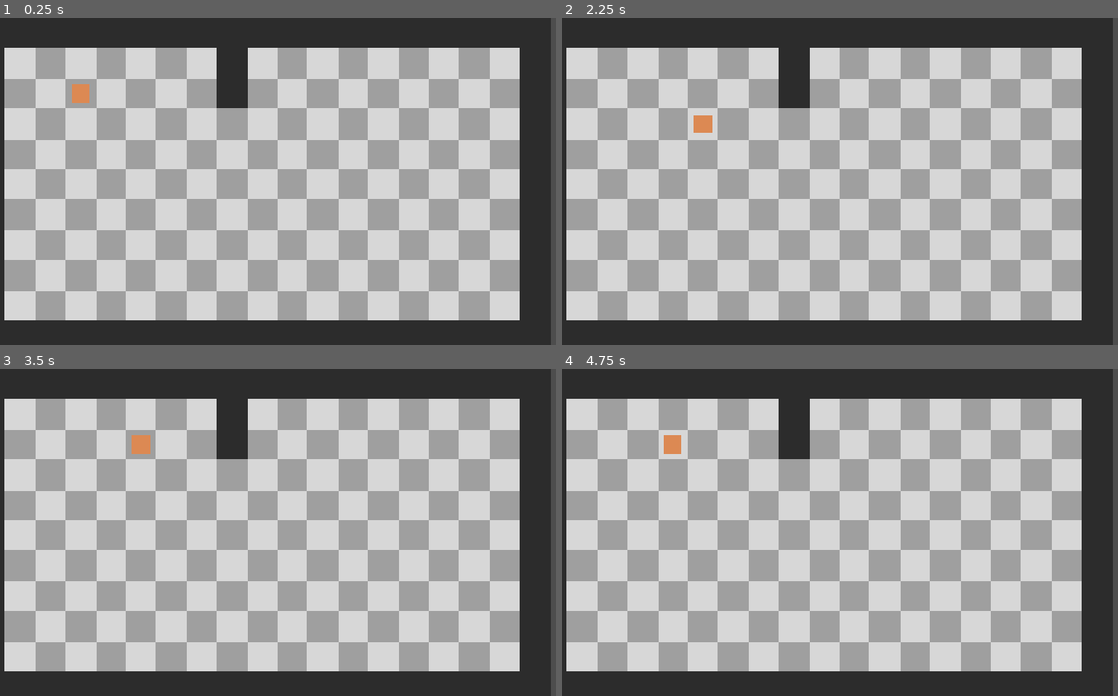
Above: before the commit, frames 1-4 (two rows, left to right).
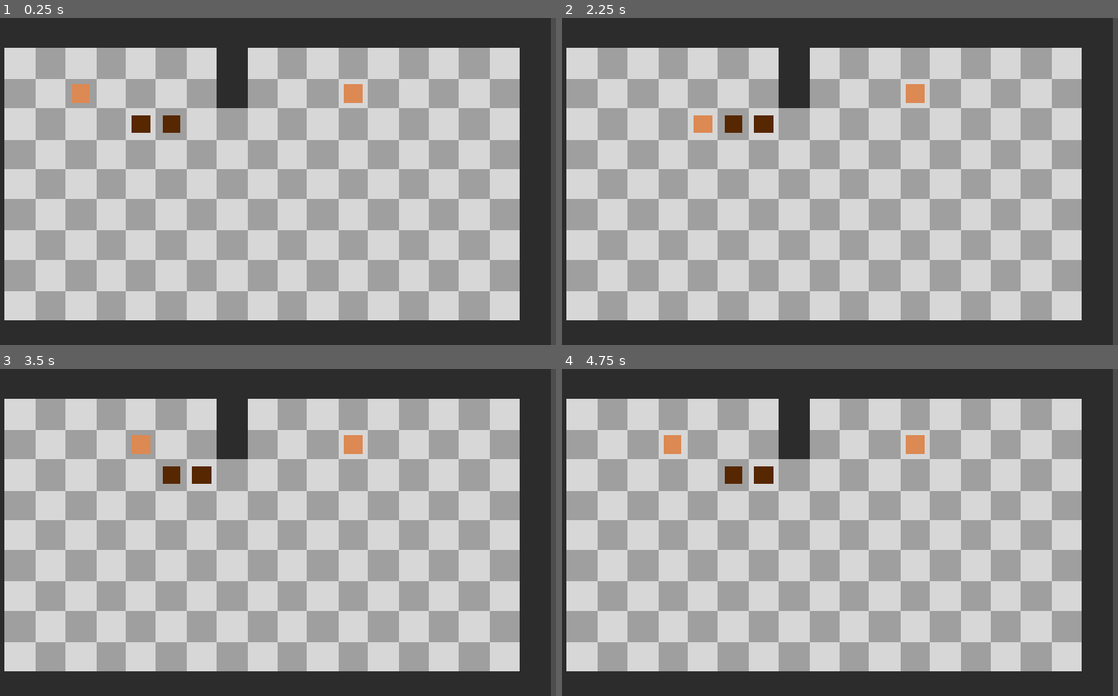
Above: after the commit, the same moments.

Repository: somestufz/GDS-Game-Jam-Repo
Game: Godot game, scene res://scenes/main/main.tscn
Two runs of this game, one before a commit and one after it. Both use one fixed random seed, a clock stepped at 60 frames per second and the inputs below.
Inputs:
- Up to frame 1 (0.25 s): no input
- Up to frame 2 (2.25 s): tap Enter at 0.5, 2 s; hold D (move_right) 0.53-1.28 s; tap Shift (shift, bound only after the commit) at 0.6, 1.35, 2.1 s; tap Space at 1.25 s; hold S (move_down) 1.28-2.03 s; hold D (move_right) from 2.03 s (still down)
- Up to frame 3 (3.5 s): tap Space at 2.75 s; release D (move_right) at 2.78 s; hold W (move_up) from 2.78 s (still down); tap Shift (shift, bound only after the commit) at 2.85 s
- Up to frame 4 (4.75 s): tap Enter at 3.5 s; release W (move_up) at 3.53 s; hold A (move_left) from 3.53 s (still down); tap Shift (shift, bound only after the commit) at 3.6, 4.35 s; tap Space at 4.25 s

The runs differ from the first frame. In frame 1, 0.5% of the frame differs, in the area x 23-66%, y 20-36%; in frame 2, 0.6%, in the area x 29-66%, y 20-36%; in frame 3, 0.6%; in frame 4, 0.6%.
Error before the commit: Parse Error: Class "Object" hides a native class. (res://scenes/entity/object.gd:1)

Commit message:
Starting the player shift

Diff:
--- a/Prototype/Sokoban/sokoban-prototype/project.godot
+++ b/Prototype/Sokoban/sokoban-prototype/project.godot
@@ -14,6 +14,10 @@
 run/main_scene="uid://d1v55yw28f1n0"
 config/features=PackedStringArray("4.7", "Forward Plus")
 config/icon="res://icon.svg"
+
+[autoload]
+
+Globals="*uid://dp4i6skvrouar"
 
 [display]
 
@@ -48,6 +52,11 @@
 , Object(InputEventKey,"resource_local_to_scene":false,"resource_name":"","device":-1,"window_id":0,"alt_pressed":false …(186 unchanged characters)…
 ]
 }
+shift={
+"deadzone": 0.2,
+"events": [Object(InputEventKey,"resource_local_to_scene":false,"resource_name":"","device":-1,"window_id":0,"alt_pressed":false,"shift_pressed":false,"ctrl_pressed":false,"meta_pressed":false,"pressed":false,"keycode":0,"physical_keycode":4194325,"key_label":0,"unicode":0,"location":0,"echo":false,"script":null)
+]
+}
 
 [physics]
 
--- /dev/null
+++ b/Prototype/Sokoban/sokoban-prototype/scenes/entity/box.tscn
@@ -0,0 +1,11 @@
+[gd_scene format=3 uid="uid://clpdks2dsn0h8"]
+
+[ext_resource type="PackedScene" uid="uid://coevkkneie7mj" path="res://scenes/entity/item.tscn" id="1_vcwbx"]
+[ext_resource type="Texture2D" uid="uid://bxxu7ttqgl18g" path="res://assets/bin/greySquare.png" id="2_7k12j"]
+
+[node name="Box" unique_id=540745152 instance=ExtResource("1_vcwbx")]
+
+[node name="Sprite2D" type="Sprite2D" parent="." index="2" unique_id=1437107442]
+modulate = Color(0.39141372, 0.17935708, 1.4439226e-07, 1)
+scale = Vector2(0.12, 0.12)
+texture = ExtResource("2_7k12j")
--- a/Prototype/Sokoban/sokoban-prototype/scenes/entity/object.gd
+++ b/Prototype/Sokoban/sokoban-prototype/scenes/entity/item.gd
@@ -1,4 +1,4 @@
-class_name Object
+class_name Item
 extends Entity
 
 @onready var ray_1: RayCast2D = $RayDown
@@ -9,14 +9,18 @@
 	ray_1.target_position = tile_size * dir
 	ray_1.force_raycast_update()
 
+
+	"""SHOULD BE A MATCH CASE BUT IG ITS A PROTOTYPE
+	SAME THING FOR ANY CHECKING OF WHAT THE ITEM IS"""
 	var collider = ray_1.get_collider()
-	if(collider != null):
+	if(collider == null):
 		move(dir)
 		return true
-	elif(ray_1.get_collider() is Object):
-		var move_bool = collider.push_direction()
+	elif(ray_1.get_collider() is Item):
+		var move_bool = collider.push_direction(dir)
 		if move_bool:
 			move(dir)
+			return true
 		else:
 			return false
 	elif(ray_1.get_collider()).is_in_group("Walls"):
--- /dev/null
+++ b/Prototype/Sokoban/sokoban-prototype/scenes/entity/item.tscn
@@ -0,0 +1,7 @@
+[gd_scene format=3 uid="uid://coevkkneie7mj"]
+
+[ext_resource type="PackedScene" uid="uid://fy58olmq3t66" path="res://scenes/entity/entity.tscn" id="1_iwqdx"]
+[ext_resource type="Script" uid="uid://dv26enas6vcdj" path="res://scenes/entity/item.gd" id="2_ukdn3"]
+
+[node name="Item" unique_id=540745152 instance=ExtResource("1_iwqdx")]
+script = ExtResource("2_ukdn3")
--- a/Prototype/Sokoban/sokoban-prototype/scenes/entity/object.tscn
+++ /dev/null
@@ -1,8 +0,0 @@
-[gd_scene format=3 uid="uid://b0saxp7u1d2yi"]
-
-[ext_resource type="PackedScene" uid="uid://fy58olmq3t66" path="res://scenes/entity/entity.tscn" id="1_mtik4"]
-[ext_resource type="Script" uid="uid://dv26enas6vcdj" path="res://scenes/entity/object.gd" id="2_2tna0"]
-
-[node name="Object" unique_id=540745152 instance=ExtResource("1_mtik4")]
-script = ExtResource("2_2tna0")
-entity = null
--- a/Prototype/Sokoban/sokoban-prototype/scenes/entity/player.gd
+++ b/Prototype/Sokoban/sokoban-prototype/scenes/entity/player.gd
@@ -5,6 +5,8 @@
 
 @onready var ray: RayCast2D = $RayDown
 
+var player_id := 0
+var active := true
 
 var inputs = {
 	"move_up" : Vector2.UP,
@@ -14,9 +16,10 @@
 }
 
 func _unhandled_input(event: InputEvent) -> void:
-	for dir in inputs:
-		if Input.is_action_just_pressed(dir):
-			move(dir)
+	if active:
+		for dir in inputs:
+			if Input.is_action_just_pressed(dir):
+				move(dir)
 
 func move(dir):
 	var vector_change = inputs[dir] * tile_size
@@ -24,8 +27,16 @@
 	ray.target_position = vector_change
 	ray.force_raycast_update()
 
-	if ray.get_collider() != null:
-		if ray.get_collider().is_in_group("Walls"):
+	var collider = ray.get_collider()
+
+	if collider != null:
+		if collider.is_in_group("Walls"):
 			print("cant")
+		elif(collider is Item):
+			var can_push = collider.push_direction(inputs[dir])
+			if can_push:
+				position += vector_change
+			else:
+				pass
 	else:
 		position += vector_change
--- /dev/null
+++ b/Prototype/Sokoban/sokoban-prototype/scenes/globals/globals.gd
@@ -0,0 +1,3 @@
+extends Node
+
+var player_id = 0
--- /dev/null
+++ b/Prototype/Sokoban/sokoban-prototype/scenes/globals/globals.tscn
@@ -0,0 +1,6 @@
+[gd_scene format=3 uid="uid://dp4i6skvrouar"]
+
+[ext_resource type="Script" uid="uid://d15mhlsvbc1s1" path="res://scenes/globals/globals.gd" id="1_ptmw4"]
+
+[node name="Globals" type="Node" unique_id=1251383374]
+script = ExtResource("1_ptmw4")
--- /dev/null
+++ b/Prototype/Sokoban/sokoban-prototype/scenes/main/main.gd
@@ -0,0 +1,37 @@
+extends Node2D
+
+@onready var players: Node2D = $Entities/Players
+
+
+# Called when the node enters the scene tree for the first time.
+func _ready() -> void:
+	assign_player_ids()
+	update_active_player()
+
+# Called every frame. 'delta' is the elapsed time since the previous frame.
+func _process(delta: float) -> void:
+
+	if Input.is_action_just_pressed("shift"):
+		shift()
+
+func shift() -> void:
+	print("shift shift")
+	var num_of_players = players.get_child_count()
+
+	Globals.player_id += 1
+	if Globals.player_id >= num_of_players - 1:
+		Globals.player_id = 0
+
+	update_active_player()
+
+func update_active_player():
+	for player in players.get_children():
+		player.active = (player.player_id == Globals.player_id)
+		print()
+
+
+func assign_player_ids() -> void:
+	var counter = 0
+	for player in players.get_children():
+		player.player_id = counter
+		counter += 1
--- a/Prototype/Sokoban/sokoban-prototype/scenes/main/main.tscn
+++ b/Prototype/Sokoban/sokoban-prototype/scenes/main/main.tscn
@@ -1,7 +1,9 @@
 [gd_scene format=4 uid="uid://d1v55yw28f1n0"]
 
 [ext_resource type="Texture2D" uid="uid://do1l45yp327xf" path="res://assets/bin/tileSet2.png" id="1_hyk8p"]
+[ext_resource type="Script" uid="uid://dvulqmq0wqrgq" path="res://scenes/main/main.gd" id="1_l3cfh"]
 [ext_resource type="PackedScene" uid="uid://bbq0ei27skcst" path="res://scenes/entity/horse.tscn" id="3_k2fmo"]
+[ext_resource type="PackedScene" uid="uid://clpdks2dsn0h8" path="res://scenes/entity/box.tscn" id="3_l3cfh"]
 
 [sub_resource type="TileSetAtlasSource" id="TileSetAtlasSource_k2fmo"]
 texture = ExtResource("1_hyk8p")
@@ -30,6 +32,7 @@
 sources/1 = SubResource("TileSetAtlasSource_iuonh")
 
 [node name="Main" type="Node2D" unique_id=1366407638]
+script = ExtResource("1_l3cfh")
 
 [node name="TileMapLayerBase" type="TileMapLayer" parent="." unique_id=46310963]
 tile_map_data = PackedByteArray("AAAAAAAAAQAAAAAAAAAAAAEAAQABAAAAAAAAAAIAAQAAAAAAAAAAAAMAAQABAAAAAAAAAAQAAQAAAAAAAAAAAA …(3264 unchanged characters)…
@@ -41,5 +44,18 @@
 
 [node name="Entities" type="Node2D" parent="." unique_id=722408137]
 
-[node name="Horse" parent="Entities" unique_id=963929463 instance=ExtResource("3_k2fmo")]
+[node name="Players" type="Node2D" parent="Entities" unique_id=569333621]
+
+[node name="Horse" parent="Entities/Players" unique_id=963929463 instance=ExtResource("3_k2fmo")]
 position = Vector2(350, 250)
+
+[node name="Horse2" parent="Entities/Players" unique_id=540745152 instance=ExtResource("3_k2fmo")]
+position = Vector2(1250, 250)
+
+[node name="Items" type="Node2D" parent="Entities" unique_id=115791320]
+
+[node name="Box" parent="Entities/Items" unique_id=81959154 instance=ExtResource("3_l3cfh")]
+position = Vector2(550, 350)
+
+[node name="Box2" parent="Entities/Items" unique_id=535871200 instance=ExtResource("3_l3cfh")]
+position = Vector2(650, 350)
Renamed: Prototype/Sokoban/sokoban-prototype/scenes/entity/object.gd.uid -> Prototype/Sokoban/sokoban-prototype/scenes/entity/item.gd.uid
Not shown, added: Prototype/Sokoban/sokoban-prototype/scenes/globals/globals.gd.uid
Not shown, added: Prototype/Sokoban/sokoban-prototype/scenes/main/main.gd.uid
